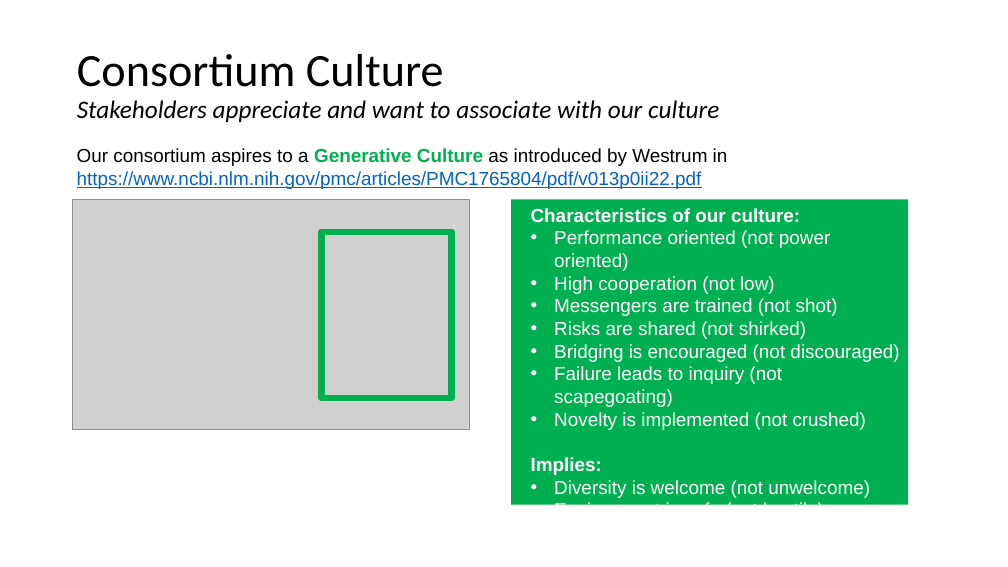
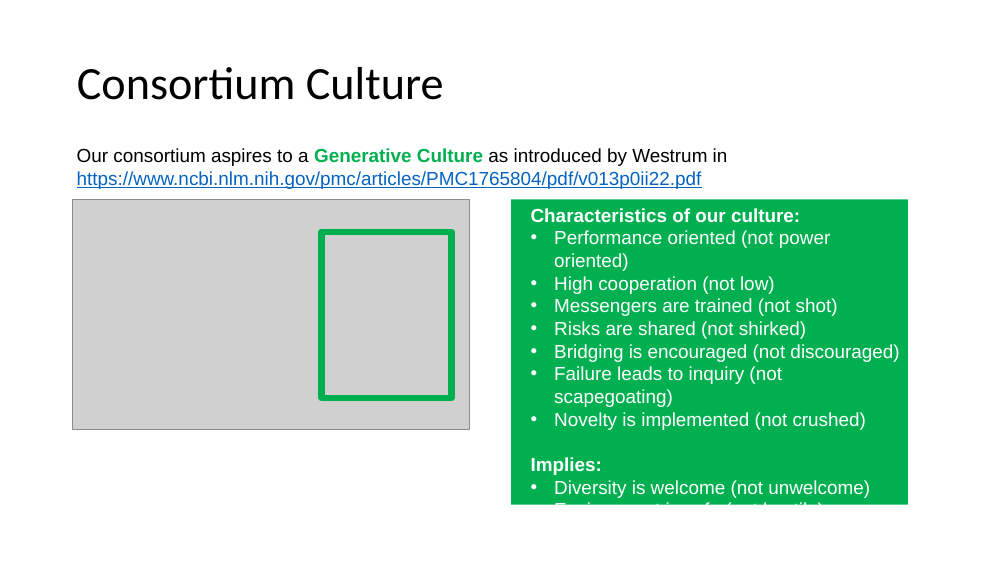
Before and after one commit to AccelRR8-Consortium-NonProfit/Management-Public, a slide deck: slide 5 of docs/1_Integration/1d_Responsibility/AccelRR8 Consortium Non-Profit Organization Purpose and Credo.pptx. Drawn at 1008x567 pixels with LibreOffice and Linux fonts; fonts in the diff are those of the drawing; grey boxes stand for pictures; background and template pictures are left out. Boxes give left, top, right and bottom in pixels: in the first picture for what was removed or moved away, otherwise in the second. Text is boxed around its words. In the diff, an @@ line names an element or a change of style, - is before the commit and + after.

```diff
--- a/docs/1_Integration/1d_Responsibility/AccelRR8 Consortium Non-Profit Organization Purpose and Credo.pptx
+++ b/docs/1_Integration/1d_Responsibility/AccelRR8 Consortium Non-Profit Organization Purpose and Credo.pptx
@@ title at <box>77,67,444,100</box>: text changed; size 24 to 44 pt; italic off @@
-Consortium Culture
-Stakeholders appreciate and want to associate with our culture
+Consortium Culture
```
Also in this commit, not shown: 2 other slides changed, 7 other files.
